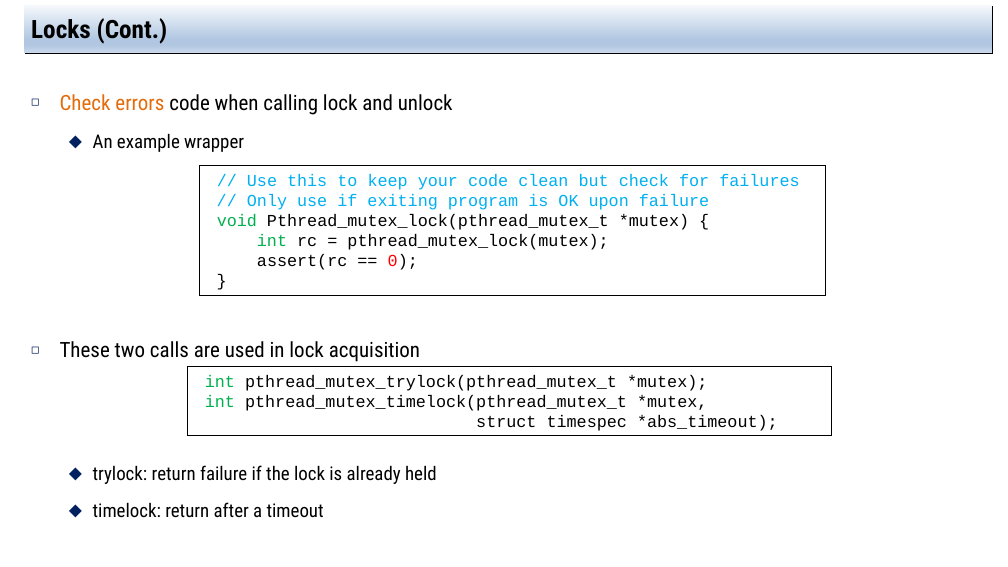
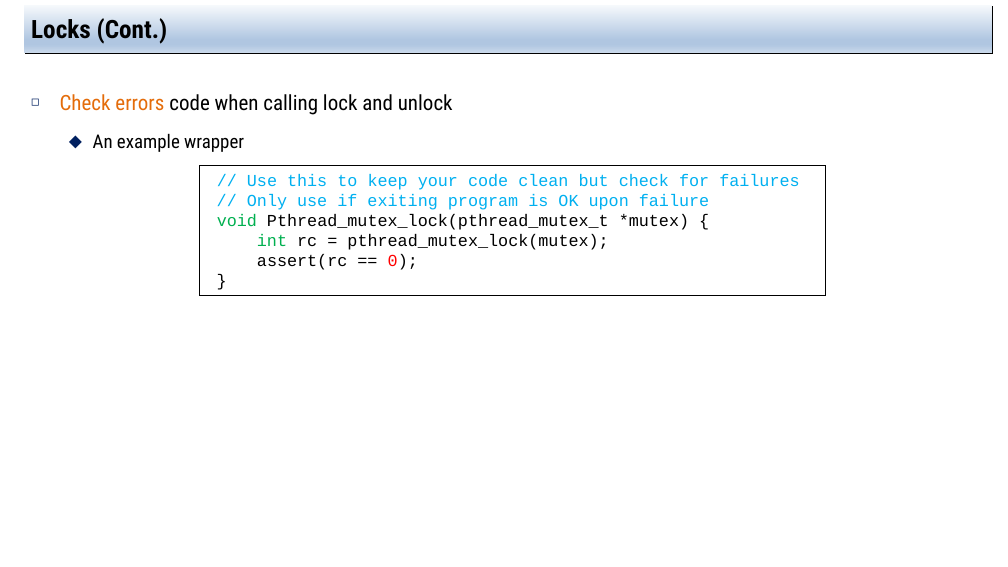
Before and after one commit to jachermocilla/extra-course-materials, a slide deck: slide 15 of cmsc125/ostep/slides/02.Concurrency/27.Interlude_Thread_API.pptx. Drawn at 1008x567 pixels with LibreOffice and Linux fonts; fonts in the diff are those of the drawing. Boxes give left, top, right and bottom in pixels: in the first picture for what was removed or moved away, otherwise in the second. Text is boxed around its words. In the diff, an @@ line names an element or a change of style, - is before the commit and + after.

```diff
--- a/cmsc125/ostep/slides/02.Concurrency/27.Interlude_Thread_API.pptx
+++ b/cmsc125/ostep/slides/02.Concurrency/27.Interlude_Thread_API.pptx
@@ text at (60, 341, 437, 518): paragraphs removed @@
-◻ These two calls are used in lock acquisition
-  ⬥ trylock: return failure if the lock is already held
-  ⬥ timelock: return after a timeout
@@ rectangle removed at (188, 367, 832, 436) @@
-int pthread_mutex_trylock(pthread_mutex_t *mutex);
-int pthread_mutex_timelock(pthread_mutex_t *mutex,
-struct timespec *abs_timeout);
```
Also in this commit, not shown: 2 other slides changed, 1 other file.
